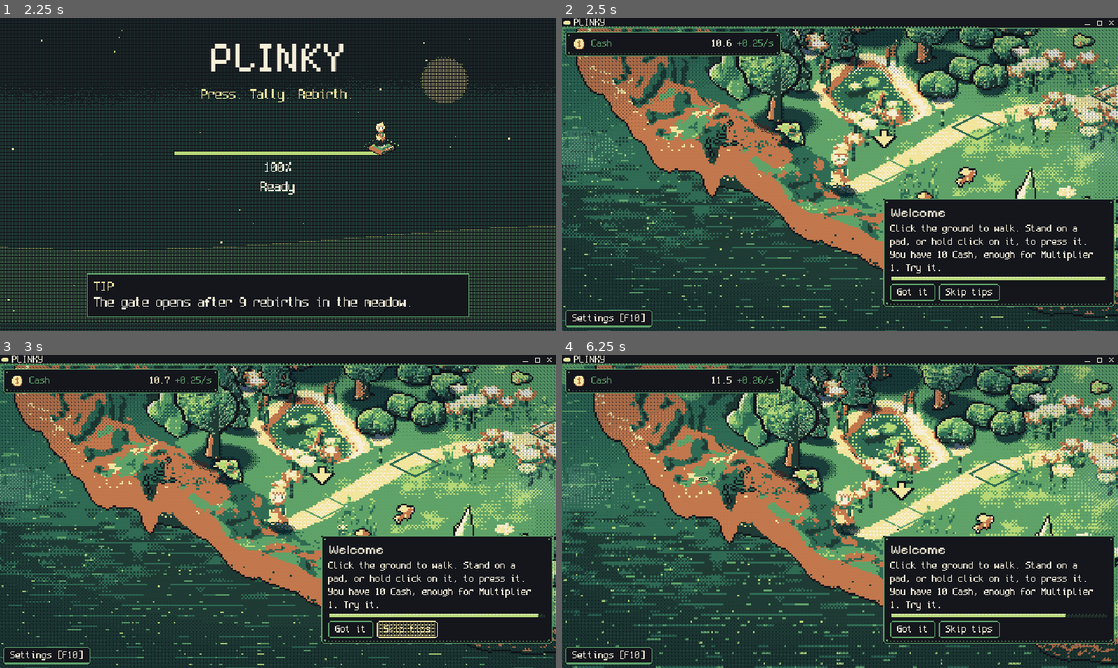
Above: before the commit, frames 1-4 (two rows, left to right).
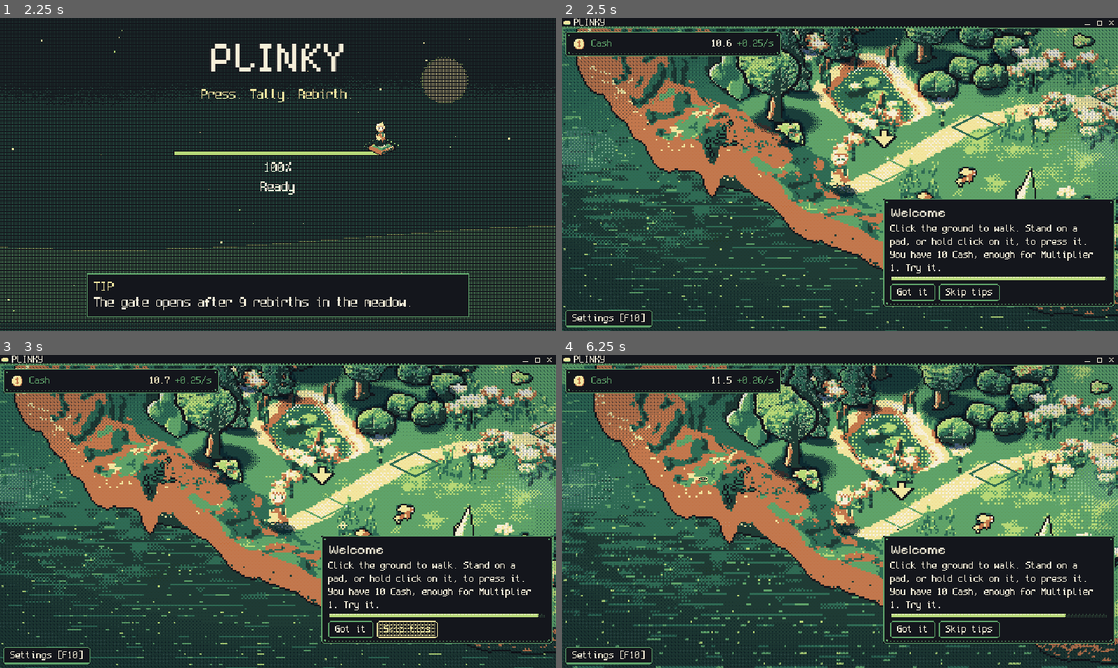
Above: after the commit, the same moments.

Repository: FreezingShock/Plinky
Game: Godot game, scene res://boot/boot.tscn
Two runs of this game, one before a commit and one after it. Both use one fixed random seed, a clock stepped at 60 frames per second and the inputs below.
Inputs (mouse positions are in pixels of both pictures, inside the frame that each line leads up to):
- Up to frame 1 (2.25 s): tap Enter (ui_accept) at 0.5, 0.77, 1.07 s; move the mouse to (400, 158) at 0.52 s; hold D 0.53-1.25 s; tap Space at 0.6 s; click (400, 158) at 0.67 s; drag from (166, 190) to (250, 237) at 1.27 s; move the mouse to (333, 105) at 2.02 s; hold D from 2.03 s (still down); tap 2 at 2.1 s
- Up to frame 2 (2.5 s): keep holding D
- Up to frame 3 (3 s): release D at 2.75 s; click "Skip tips" at 2.75 s
- Up to frame 4 (6.25 s): click "Skip tips" at 3.5 s; drag from (812, 574) to (673, 464) at 4.27 s; move the mouse to (1006, 558) at 5.02 s; hold A (plinky_left) 5.03-5.75 s; tap 1 at 5.1 s; tap Enter (ui_accept) at 5.27, 5.57 s; drag from (673, 464) to (756, 433) at 5.77 s

Frame 1 is identical in both runs. In frame 2, 3.0% of the frame differs, in the area x 25-100%, y 3-73%; in frame 3, 3.0%; in frame 4, 3.3%, in the area x 24-100%, y 3-69%.

Commit message:
Punchier prop depth: higher light contrast, stronger AO and rim, crown layering
Co-Authored-By: Claude Sonnet 5.5 <noreply@anthropic.com>
Claude-Session: https://claude.ai/code/session_01Pmx9dSZGvS5wGscPrwvF66

Diff:
--- a/render/shaders/wind_sway.gdshader
+++ b/render/shaders/wind_sway.gdshader
@@ -57,7 +57,7 @@
 			vec3 n = vec3(d.rg * 2.0 - 1.0, 0.0);
 			n.z = sqrt(max(1.0 - dot(n.xy, n.xy), 0.0));
 			float lb = d.a * 1.8 - 0.4;
-			float l = lb + 0.86 * (max(dot(n, normalize(sun_dir)), 0.0) - max(dot(n, BASE_DIR), 0.0)) * relight;
+			float l = lb + 1.05 * (max(dot(n, normalize(sun_dir)), 0.0) - max(dot(n, BASE_DIR), 0.0)) * relight;
 			if (abs(l - lb) > 0.03) {
 				int cnt = RAMP_LEN[code] - 1;
 				float v = clamp(l, 0.0, 0.9999) * float(cnt);
--- a/world/meadow_life.json
+++ b/world/meadow_life.json
@@ -10,11 +10,19 @@
  ],
  "sway": [
   [
-   339,
+   358,
+   100
+  ],
+  [
+   387,
    101
   ],
   [
-   448,
+   340,
+   102
+  ],
+  [
+   450,
    102
   ],
   [
@@ -22,20 +30,8 @@
    103
   ],
   [
-   354,
-   106
-  ],
-  [
-   402,
-   108
-  ],
-  [
-   476,
-   112
-  ],
-  [
-   417,
-   116
+   408,
+   114
   ],
   [
    285,
@@ -46,39 +42,39 @@
    118
   ],
   [
-   488,
+   356,
    118
   ],
   [
-   356,
-   120
-  ],
-  [
-   269,
-   123
-  ],
-  [
-   337,
-   125
-  ],
-  [
-   316,
-   126
-  ],
-  [
-   370,
-   130
-  ],
-  [
-   434,
-   130
+   386,
+   118
+  ],
+  [
+   482,
+   118
+  ],
+  [
+   261,
+   121
+  ],
+  [
+   326,
+   128
   ],
   [
    450,
    130
   ],
   [
-   280,
+   419,
+   131
+  ],
+  [
+   432,
+   132
+  ],
+  [
+   284,
    136
   ],
   [
@@ -86,259 +82,259 @@
    136
   ],
   [
-   344,
+   471,
    138
   ],
   [
-   420,
+   511,
    138
   ],
   [
-   512,
-   138
-  ],
-  [
-   473,
-   139
+   352,
+   140
+  ],
+  [
+   249,
+   148
   ],
   [
    202,
    150
   ],
   [
-   244,
-   152
-  ],
-  [
-   332,
-   152
-  ],
-  [
-   479,
-   153
-  ],
-  [
-   342,
+   334,
+   150
+  ],
+  [
+   544,
    154
   ],
   [
-   546,
-   156
-  ],
-  [
    590,
-   156
-  ],
-  [
-   231,
-   157
+   154
   ],
   [
    607,
    157
   ],
   [
+   230,
+   158
+  ],
+  [
+   356,
+   158
+  ],
+  [
    454,
    158
   ],
   [
-   407,
+   483,
+   159
+  ],
+  [
+   388,
    160
   ],
   [
-   390,
-   162
-  ],
-  [
-   312,
-   164
-  ],
-  [
-   362,
+   418,
+   160
+  ],
+  [
+   309,
+   165
+  ],
+  [
+   262,
    166
   ],
   [
-   260,
-   168
-  ],
-  [
-   179,
+   349,
    171
   ],
   [
-   593,
+   594,
    171
   ],
   [
-   289,
-   172
-  ],
-  [
-   77,
+   175,
    173
   ],
   [
-   146,
+   190,
+   173
+  ],
+  [
+   78,
    174
   ],
   [
-   278,
+   280,
    174
   ],
   [
-   466,
+   584,
+   174
+  ],
+  [
+   469,
+   175
+  ],
+  [
+   143,
    176
   ],
   [
-   479,
-   179
-  ],
-  [
-   416,
+   426,
    180
   ],
   [
+   449,
+   184
+  ],
+  [
    377,
-   183
-  ],
-  [
-   358,
-   184
+   185
+  ],
+  [
+   159,
+   188
   ],
   [
    217,
    188
   ],
   [
-   442,
+   304,
    188
   ],
   [
-   265,
+   477,
+   190
+  ],
+  [
+   275,
+   191
+  ],
+  [
+   460,
    192
   ],
   [
-   311,
-   192
-  ],
-  [
-   471,
-   193
-  ],
-  [
-   581,
-   195
-  ],
-  [
-   246,
+   244,
    196
   ],
   [
+   390,
+   196
+  ],
+  [
    406,
+   196
+  ],
+  [
+   569,
    198
   ],
   [
-   362,
-   200
-  ],
-  [
-   458,
-   200
+   590,
+   198
   ],
   [
    437,
    201
   ],
   [
-   566,
+   368,
    204
   ],
   [
+   382,
+   210
+  ],
+  [
+   468,
+   212
+  ],
+  [
+   498,
+   212
+  ],
+  [
    279,
-   206
-  ],
-  [
-   380,
-   206
-  ],
-  [
-   487,
-   206
-  ],
-  [
-   599,
-   210
-  ],
-  [
-   507,
    213
   ],
   [
-   305,
-   215
+   307,
+   214
   ],
   [
    47,
    216
   ],
   [
-   464,
+   600,
    216
+  ],
+  [
+   453,
+   217
   ],
   [
    438,
    218
   ],
   [
-   494,
-   218
-  ],
-  [
-   231,
-   221
-  ],
-  [
-   316,
-   221
+   397,
+   219
   ],
   [
    204,
    223
   ],
   [
+   94,
+   226
+  ],
+  [
    356,
-   224
-  ],
-  [
-   95,
    226
   ],
   [
-   581,
-   228
-  ],
-  [
-   283,
-   231
-  ],
-  [
-   518,
-   234
-  ],
-  [
-   362,
-   236
+   370,
+   226
+  ],
+  [
+   485,
+   229
+  ],
+  [
+   220,
+   230
+  ],
+  [
+   322,
+   230
+  ],
+  [
+   286,
+   232
+  ],
+  [
+   524,
+   232
+  ],
+  [
+   305,
+   233
   ],
   [
    56,
    237
   ],
   [
-   498,
-   237
-  ],
-  [
-   314,
+   512,
    238
   ],
   [
@@ -346,32 +342,36 @@
    240
   ],
   [
-   235,
-   241
-  ],
-  [
-   324,
+   589,
+   240
+  ],
+  [
+   234,
    242
   ],
   [
-   346,
+   544,
    242
   ],
   [
-   472,
-   242
-  ],
-  [
-   534,
+   488,
+   244
+  ],
+  [
+   345,
+   245
+  ],
+  [
+   300,
    246
   ],
   [
-   554,
+   318,
    246
   ],
   [
-   584,
-   249
+   286,
+   248
   ],
   [
    38,
@@ -382,11 +382,7 @@
    252
   ],
   [
-   320,
-   252
-  ],
-  [
-   485,
+   476,
    252
   ],
   [
@@ -394,15 +390,11 @@
    253
   ],
   [
-   293,
-   253
-  ],
-  [
-   268,
+   528,
    254
   ],
   [
-   251,
+   267,
    257
   ],
   [
@@ -410,6 +402,10 @@
    258
   ],
   [
+   246,
+   260
+  ],
+  [
    554,
    261
   ],
@@ -419,74 +415,78 @@
   ],
   [
    162,
-   268
-  ],
-  [
-   301,
-   271
+   266
   ],
   [
    323,
    272
   ],
   [
-   287,
+   289,
    273
+  ],
+  [
+   278,
+   274
+  ],
+  [
+   206,
+   278
   ],
   [
    68,
    279
   ],
   [
-   214,
-   280
-  ],
-  [
    89,
    282
   ],
   [
-   466,
-   286
-  ],
-  [
-   482,
-   288
-  ],
-  [
-   238,
-   292
-  ],
-  [
-   352,
-   292
-  ],
-  [
-   371,
+   216,
+   282
+  ],
+  [
+   468,
+   282
+  ],
+  [
+   242,
+   284
+  ],
+  [
+   339,
+   285
+  ],
+  [
+   370,
+   290
+  ],
+  [
+   257,
    293
   ],
   [
-   268,
-   296
-  ],
-  [
-   334,
-   296
-  ],
-  [
-   460,
-   298
-  ],
-  [
-   346,
-   310
+   353,
+   293
+  ],
+  [
+   452,
+   300
+  ],
+  [
+   319,
+   303
+  ],
+  [
+   339,
+   306
+  ],
+  [
+   351,
+   308
   ],
   [
    302,
-   312
-  ],
-  [
-   322,
    312
   ]
  ],
@@ -531,8 +531,8 @@
  ],
  "drift": [
   50,
-  113,
+  112,
   545,
-  187
+  188
  ]
 }
Binary file changed: assets/art/zone1/meadow3d/ground.png
Binary file changed: assets/art/zone1/meadow3d/preview_full.png
Binary file changed: assets/art/zone1/meadow3d/sprites/bush_019.png
Binary file changed: assets/art/zone1/meadow3d/sprites/bush_019_n.png
Binary file changed: assets/art/zone1/meadow3d/sprites/bush_020.png
Binary file changed: assets/art/zone1/meadow3d/sprites/bush_020_n.png
Binary file changed: assets/art/zone1/meadow3d/sprites/bush_021.png
Binary file changed: assets/art/zone1/meadow3d/sprites/bush_021_n.png
Binary file changed: assets/art/zone1/meadow3d/sprites/bush_022.png
Binary file changed: assets/art/zone1/meadow3d/sprites/bush_022_n.png
Binary file changed: assets/art/zone1/meadow3d/sprites/bush_023.png
Binary file changed: assets/art/zone1/meadow3d/sprites/bush_023_n.png
(and 265 more such lines)
